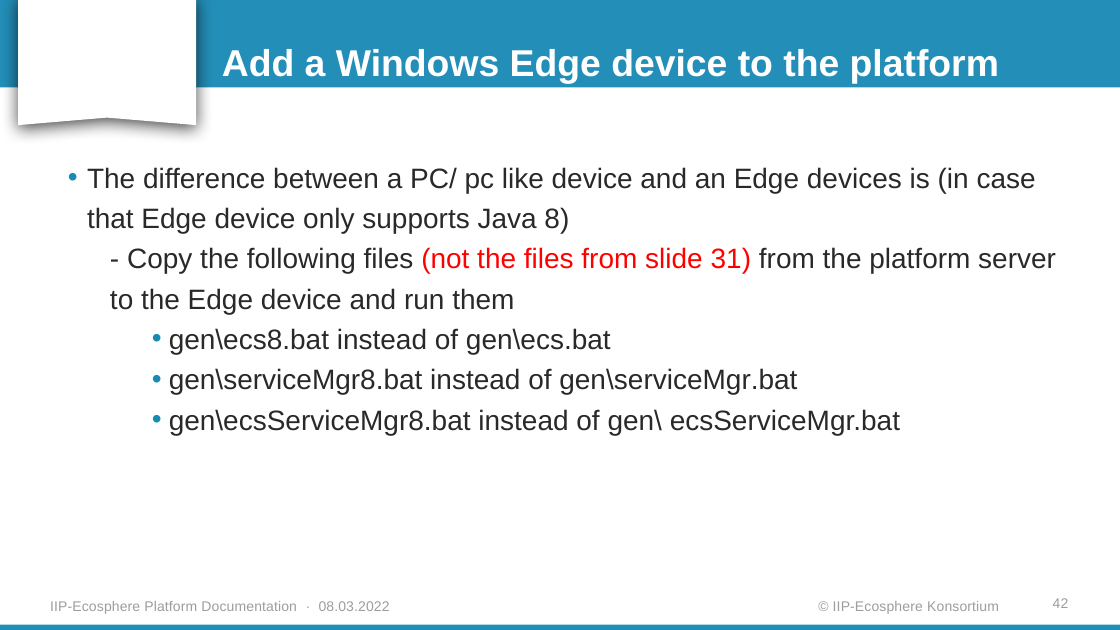
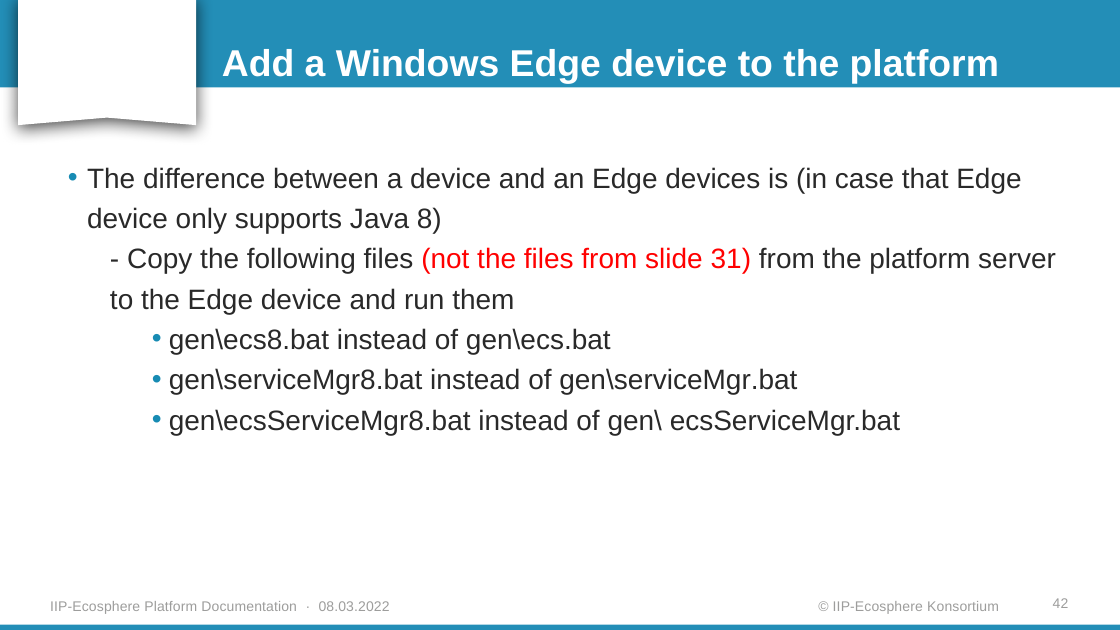
Before and after one commit to iip-ecosphere/platform, a slide deck: slide 42 of platform/documentation/Platform_Installation_Guide_for_Windows.pptx. Drawn at 1120x630 pixels with LibreOffice and Linux fonts; fonts in the diff are those of the drawing; background and template pictures are left out. Boxes give left, top, right and bottom in pixels: in the first picture for what was removed or moved away, otherwise in the second. Text is boxed around its words. In the diff, an @@ line names an element or a change of style, - is before the commit and + after.

```diff
--- a/platform/documentation/Platform_Installation_Guide_for_Windows.pptx
+++ b/platform/documentation/Platform_Installation_Guide_for_Windows.pptx
@@ text at bbox=[87, 167, 1021, 233]: text changed @@
-• The difference between a PC/ pc like device and an Edge devices is (in case that Edge device only supports Java 8)
+• The difference between a device and an Edge devices is (in case that Edge device only supports Java 8)
```
Also in this commit, not shown: 3 other slides changed, 3 other files.
